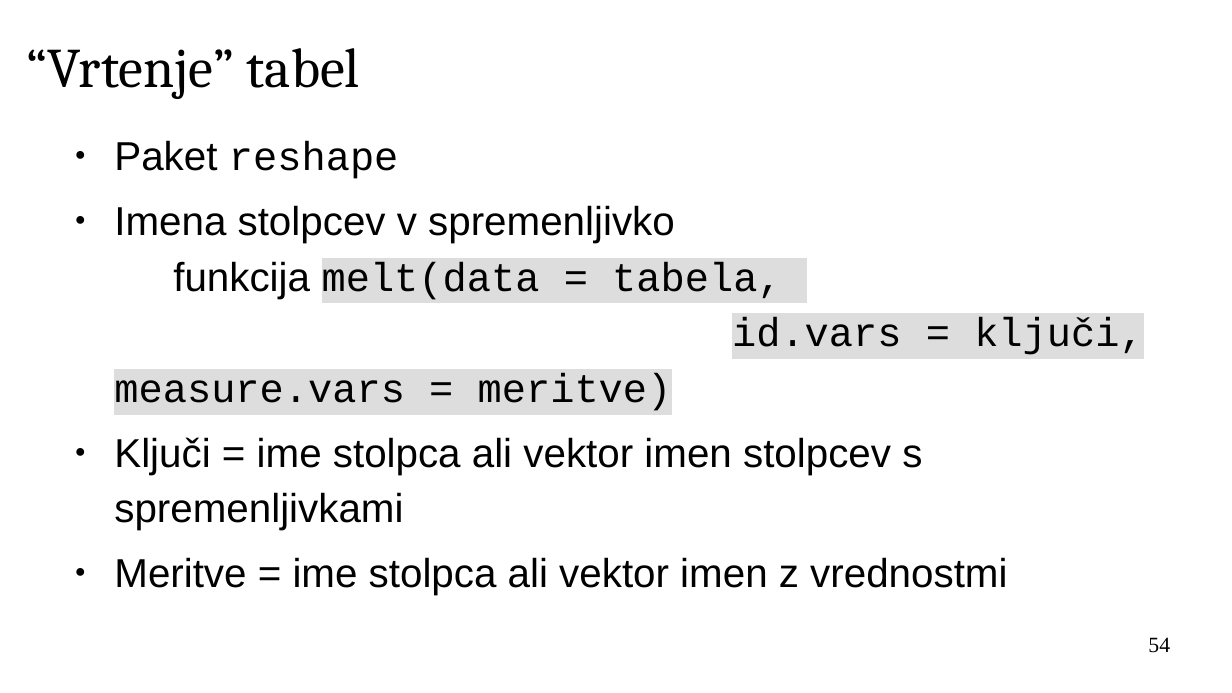
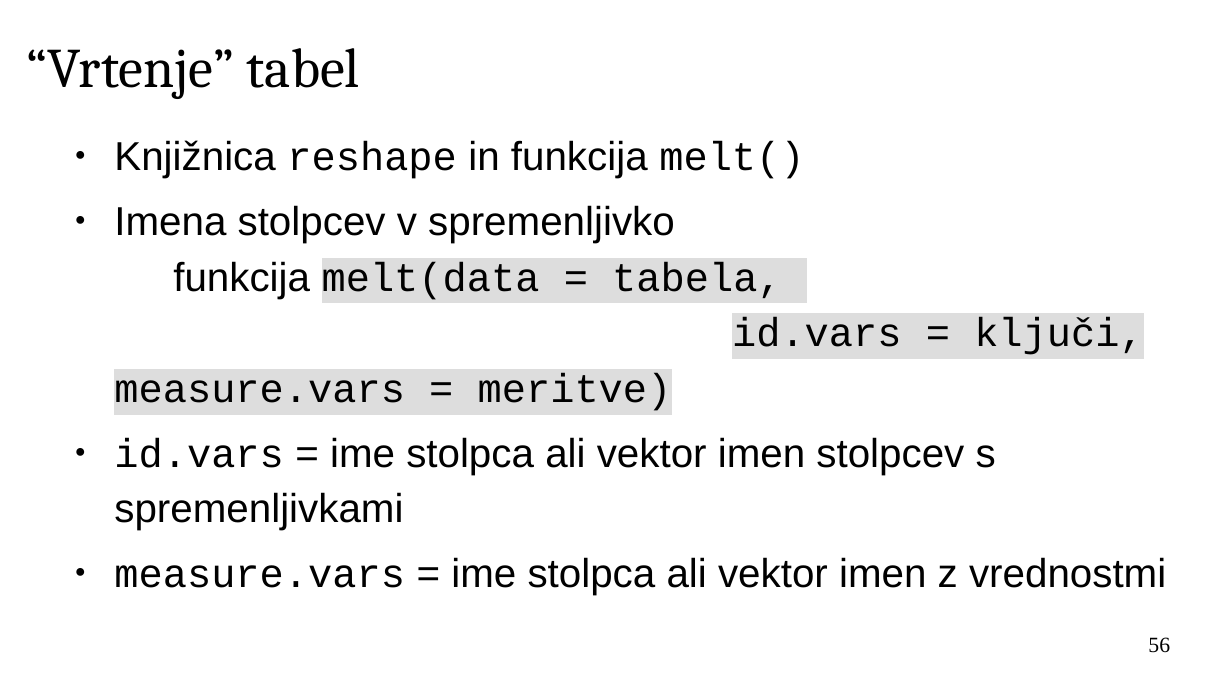
Before and after one commit to janaobsteter/R_tecaj, a slide deck: slide 56 of IT_Rtecaj.odp (slide 54 before the commit). Drawn at 1232x693 pixels with LibreOffice and Linux fonts; fonts in the diff are those of the drawing; background and template pictures are left out. Boxes give left, top, right and bottom in pixels: in the first picture for what was removed or moved away, otherwise in the second. Text is boxed around its words. In the diff, an @@ line names an element or a change of style, - is before the commit and + after.

```diff
--- a/IT_Rtecaj.odp
+++ b/IT_Rtecaj.odp
@@ text at box(114, 140, 804, 179): text changed; font Courier New to Arial @@
-● Paket reshape
+● Knjižnica reshape in funkcija melt()
@@ text at box(114, 437, 1166, 595): text changed @@
-● Ključi = ime stolpca ali vektor imen stolpcev s spremenljivkami
-● Meritve = ime stolpca ali vektor imen z vrednostmi
+● id.vars = ime stolpca ali vektor imen stolpcev s spremenljivkami
+● measure.vars = ime stolpca ali vektor imen z vrednostmi
@@ page number at box(1148, 637, 1170, 653): text changed @@
-54
+56
```
Also in this commit, not shown: 12 other slides changed, 3 slides added.
